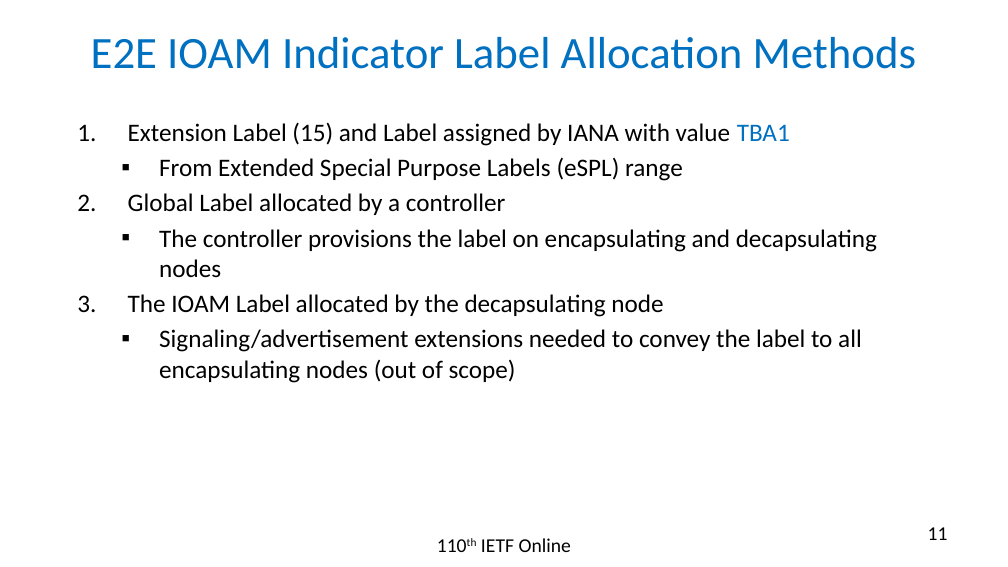
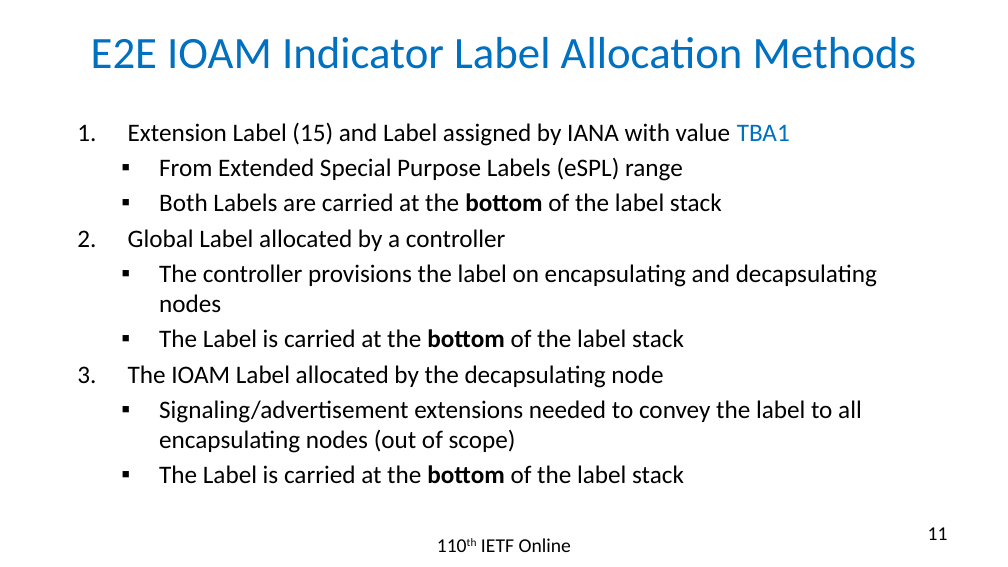
Before and after one commit to rakgandhi/ietf-slides, a slide deck: slide 11 of draft-gandhi-mpls-ioam-sr-06.pptx. Drawn at 1008x567 pixels with LibreOffice and Linux fonts; fonts in the diff are those of the drawing. Boxes give left, top, right and bottom in pixels: in the first picture for what was removed or moved away, otherwise in the second. Text is boxed around its words. In the diff, an @@ line names an element or a change of style, - is before the commit and + after.

```diff
--- a/draft-gandhi-mpls-ioam-sr-06.pptx
+++ b/draft-gandhi-mpls-ioam-sr-06.pptx
@@ text at (x1=159, y1=193, x2=722, y2=212): paragraph added @@
+  ▪ Both Labels are carried at the bottom of the label stack
@@ text at (x1=159, y1=329, x2=684, y2=348): paragraph added @@
+  ▪ The Label is carried at the bottom of the label stack
@@ text at (x1=159, y1=465, x2=684, y2=484): paragraph added @@
+  ▪ The Label is carried at the bottom of the label stack
```
Also in this commit, not shown: 6 other slides changed, 1 other file.
